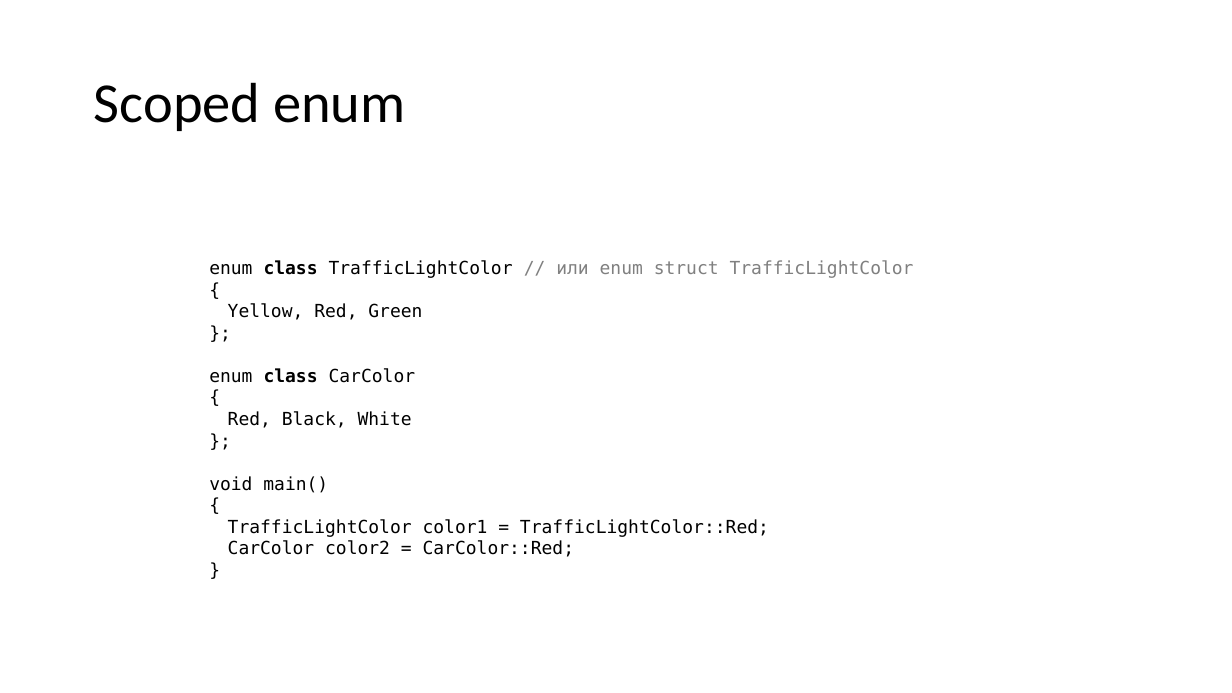
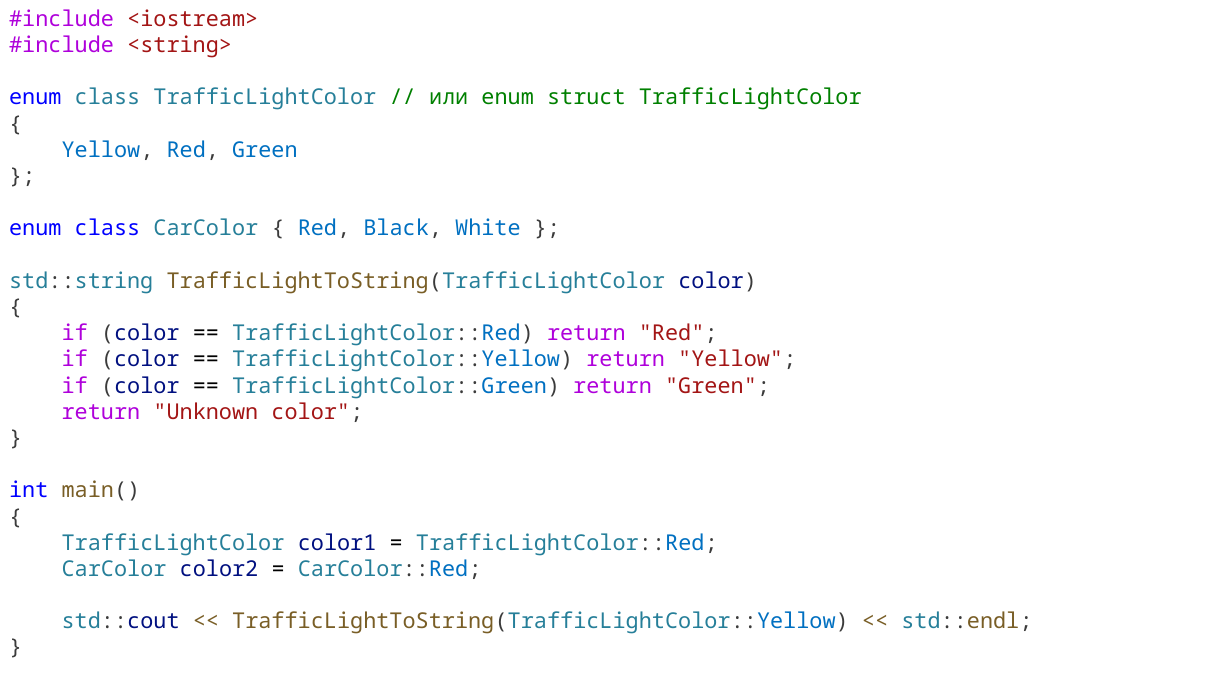
Before and after one commit to alexey-malov/oop, a slide deck: slide 38 of lectures/01/Синтаксис C++.pptx (slide 39 before the commit). Drawn at 1232x693 pixels with LibreOffice and Linux fonts; fonts in the diff are those of the drawing. Boxes give left, top, right and bottom in pixels: in the first picture for what was removed or moved away, otherwise in the second. Text is boxed around its words. In the diff, an @@ line names an element or a change of style, - is before the commit and + after.

```diff
--- a/lectures/01/Синтаксис C++.pptx
+++ b/lectures/01/Синтаксис C++.pptx
@@ text "#include <iostream>": place and size @@
-text "#include <iostream>" at (209,260,914,557)
+text "#include <iostream>" at (9,9,1032,634)
@@ text at (9,9,258,58): paragraphs added @@
+#include <iostream>
+#include <string>
@@ text at (9,87,862,579): size 14 to 17 pt, font DejaVu Sans Mono to Noto Sans Mono in "enum class TrafficLightColor // или enum struct ...", "{", "Yellow, Red, Green", "};" and 5 more places; text colour #000000 to #0000FF in "enum"; text colour #000000 to #267F99 in "class TrafficLightColor", "TrafficLightColor TrafficLightColor::Red;", "CarColor CarColor::Red;"; text colour #808080 to #008000 in "// или enum struct TrafficLightColor"; bold off in "class"; text colour #000000 to #3B3B3B in "{", "Yellow, Red,", "};", "{" and 4 more places; text colour #000000 to #0070C1 in "Yellow, Red, Green", "TrafficLightColor::Red;", "CarColor::Red;"; text colour #000000 to #001080 in "color1", "color2" @@
@@ title removed at (94,82,405,131) @@
-Scoped enum
@@ text at (9,218,757,294): text changed; size 14 to 17 pt; font DejaVu Sans Mono to Noto Sans Mono; text colour #000000 to #267F99 @@
-enum class CarColor
+enum class CarColor { Red, Black, White };
+std::string TrafficLightToString(TrafficLightColor color)
@@ text at (9,323,796,501): text changed; size 14 to 17 pt; font DejaVu Sans Mono to Noto Sans Mono; text colour #000000 to #267F99 @@
-Red, Black, White
-};
-void main()
+if (color == TrafficLightColor::Red) return "Red";
+if (color == TrafficLightColor::Yellow) return "Yellow";
+if (color == TrafficLightColor::Green) return "Green";
+return "Unknown color";
+}
+int main()
@@ text at (62,611,1032,634): paragraph added @@
+std::cout << TrafficLightToString(TrafficLightColor::Yellow) << std::endl;
```
Also in this commit, not shown: 25 other slides changed, 12 slides added, 13 slides removed, 23 other files.
